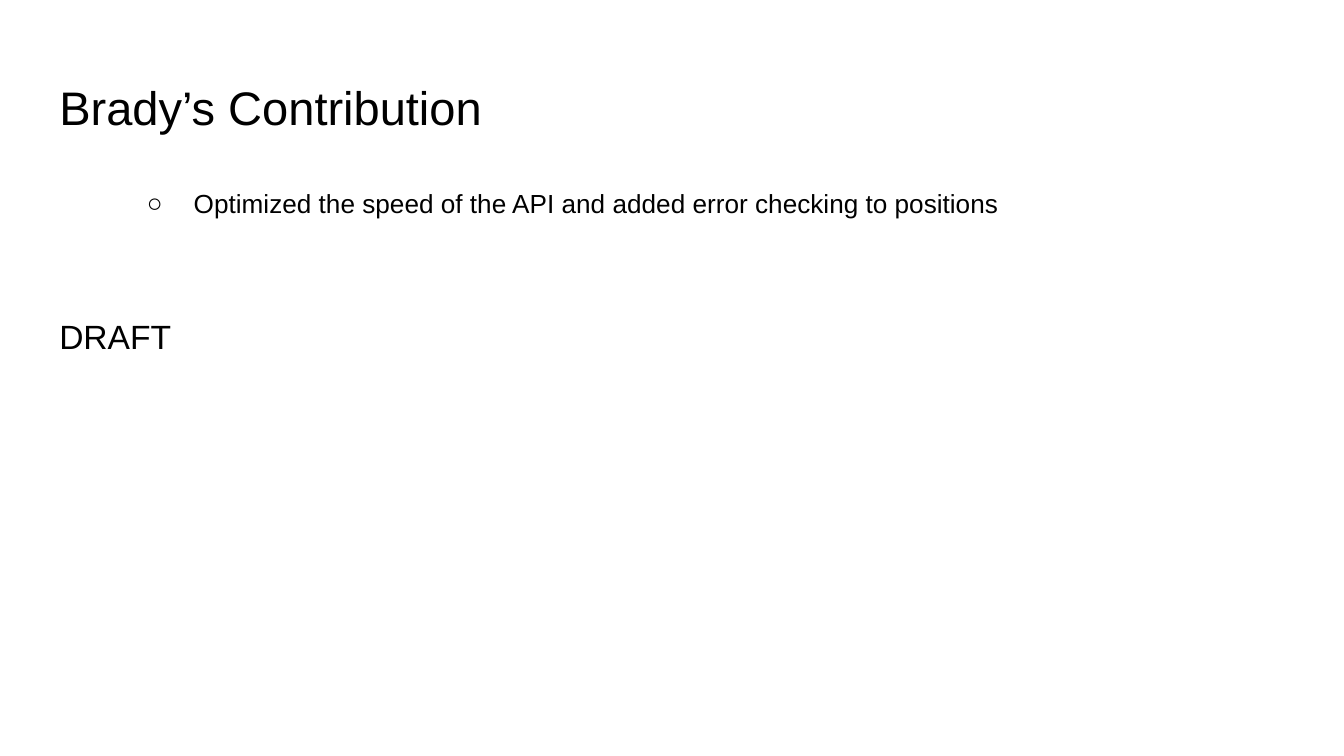
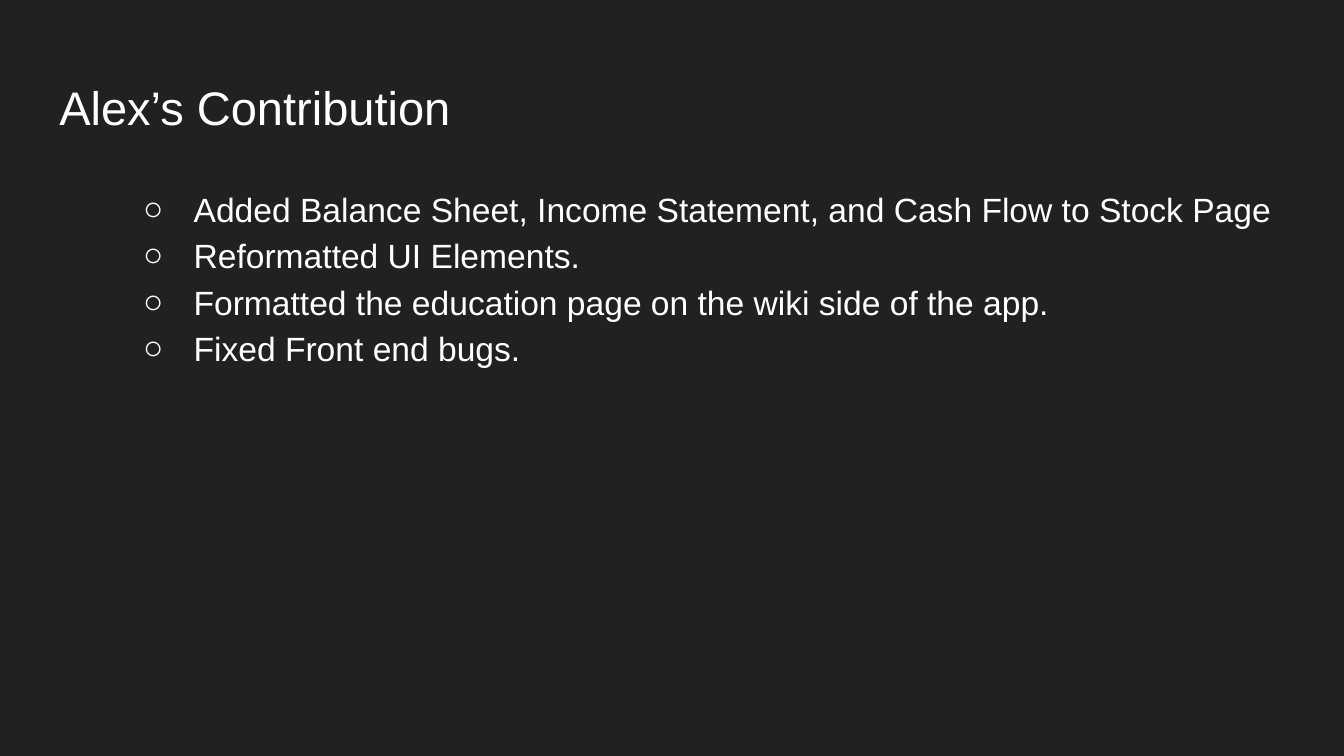
Before and after one commit to Asetka/Stocko, a slide deck: slide 8 of sprint_deliverables/Sprint3Deliverables/Stocko Sprint 3.pptx (slide 10 before the commit). Drawn at 1344x756 pixels with LibreOffice and Linux fonts; fonts in the diff are those of the drawing; background and template pictures are left out. Boxes give left, top, right and bottom in pixels: in the first picture for what was removed or moved away, otherwise in the second. Text is boxed around its words. In the diff, an @@ line names an element or a change of style, - is before the commit and + after.

```diff
--- a/sprint_deliverables/Sprint3Deliverables/Stocko Sprint 3.pptx
+++ b/sprint_deliverables/Sprint3Deliverables/Stocko Sprint 3.pptx
@@ background #FFFFFF to #212121 @@
@@ title at bbox=[59, 91, 450, 126]: text changed; text colour #000000 to #FFFFFF @@
-Brady’s Contribution
+Alex’s Contribution
@@ text at bbox=[194, 197, 1270, 367]: text changed; size 14 to 18 pt; text colour #000000 to #FFFFFF @@
-  ○ Optimized the speed of the API and added error checking to positions
-DRAFT
+  ○ Added Balance Sheet, Income Statement, and Cash Flow to Stock Page
+  ○ Reformatted UI Elements.
+  ○ Formatted the education page on the wiki side of the app.
+  ○ Fixed Front end bugs.
```
Also in this commit, not shown: 9 other slides changed, 1 slide added, 2 slides removed, 2 other files.
